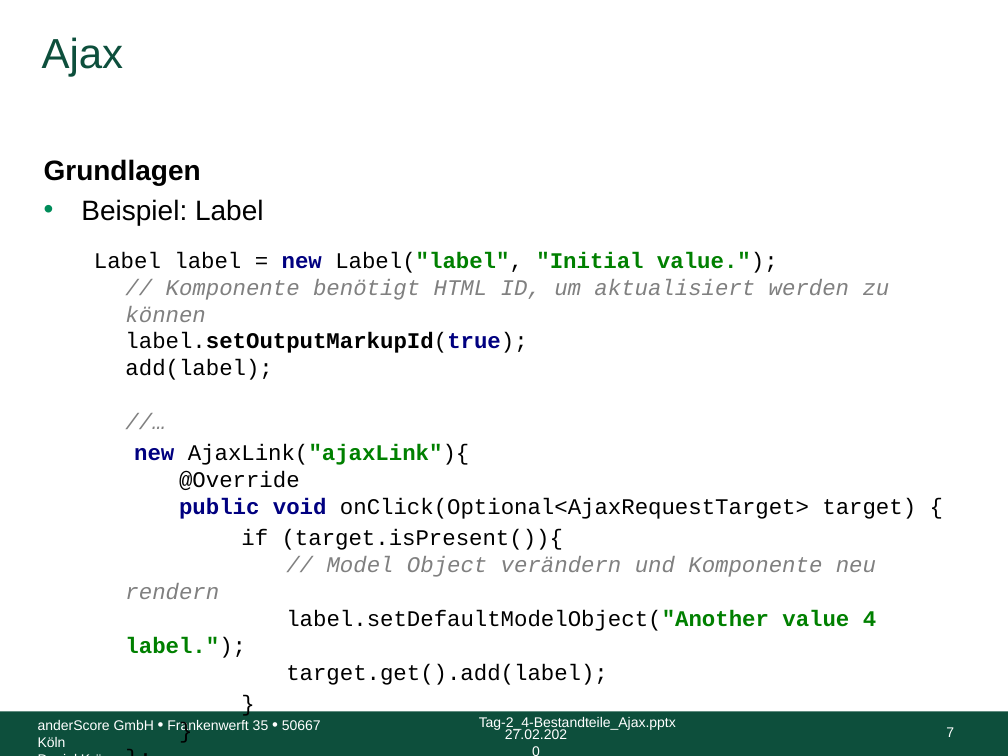
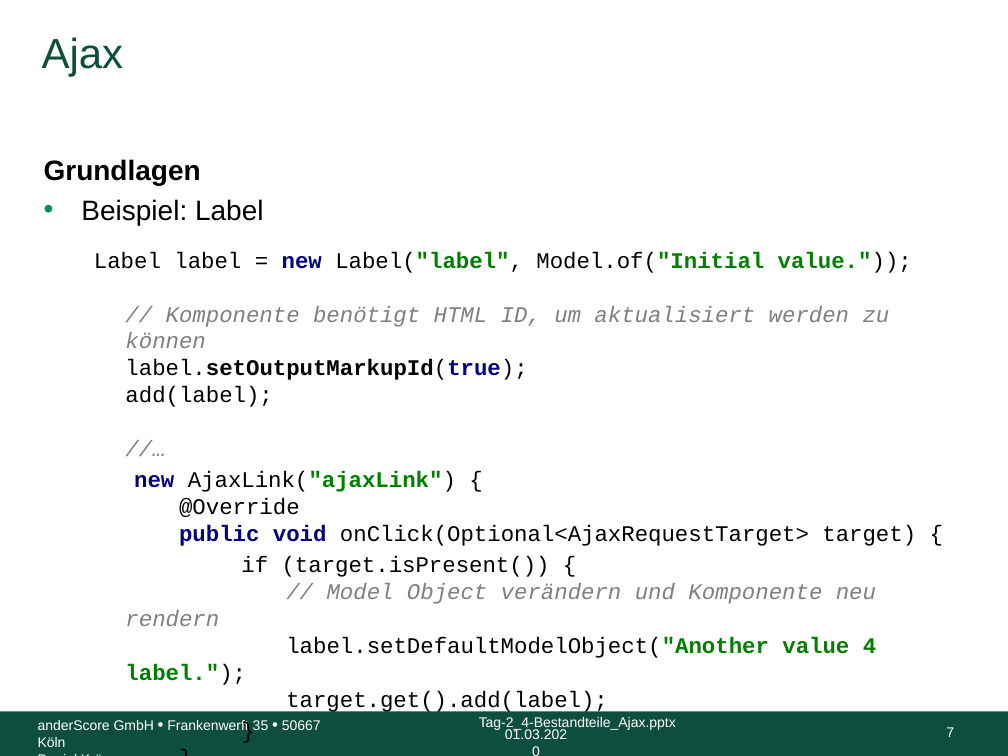
Before and after one commit to anderscore-gmbh/wicket-training, a slide deck: slide 7 of slides/Tag-2_4-Bestandteile_Ajax.pptx. Drawn at 1008x756 pixels with LibreOffice and Linux fonts; fonts in the diff are those of the drawing; background and template pictures are left out. Boxes give left, top, right and bottom in pixels: in the first picture for what was removed or moved away, otherwise in the second. Text is boxed around its words. In the diff, an @@ line names an element or a change of style, - is before the commit and + after.

```diff
--- a/slides/Tag-2_4-Bestandteile_Ajax.pptx
+++ b/slides/Tag-2_4-Bestandteile_Ajax.pptx
@@ text at [94,252,916,685]: text changed @@
-  Label label = new Label("label", "Initial value.");
-  // Komponente benötigt HTML ID, um aktualisiert werden zu können
-  label.setOutputMarkupId(true);
-  add(label);
-  //…
-  new AjaxLink("ajaxLink"){
-  @Override
-  public void onClick(Optional<AjaxRequestTarget> target) {
-  if (target.isPresent()){
-  // Model Object verändern und Komponente neu rendern
-  label.setDefaultModelObject("Another value 4 label.");
-  target.get().add(label);
+  Label label = new Label("label", Model.of("Initial value."));
+  // Komponente benötigt HTML ID, um aktualisiert werden zu können
+  label.setOutputMarkupId(true);
+  add(label);
+  //…
+  new AjaxLink("ajaxLink") {
+  @Override
+  public void onClick(Optional<AjaxRequestTarget> target) {
+  if (target.isPresent()) {
+  // Model Object verändern und Komponente neu rendern
+  label.setDefaultModelObject("Another value 4 label.");
+  target.get().add(label);
@@ text at [505,729,567,739]: text changed @@
-27.02.2020
+01.03.2020
```
Also in this commit, not shown: 11 other slides changed, 11 other files.
